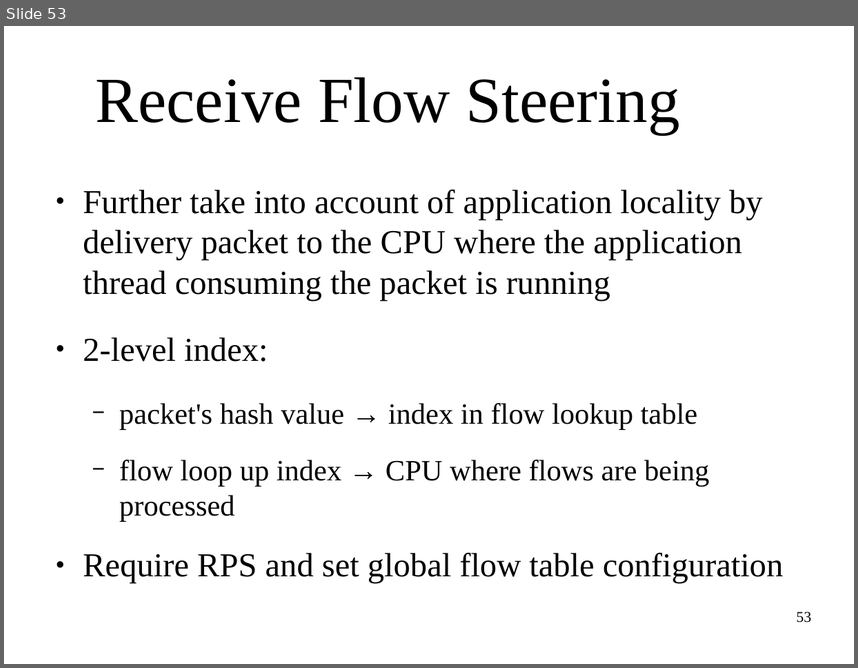
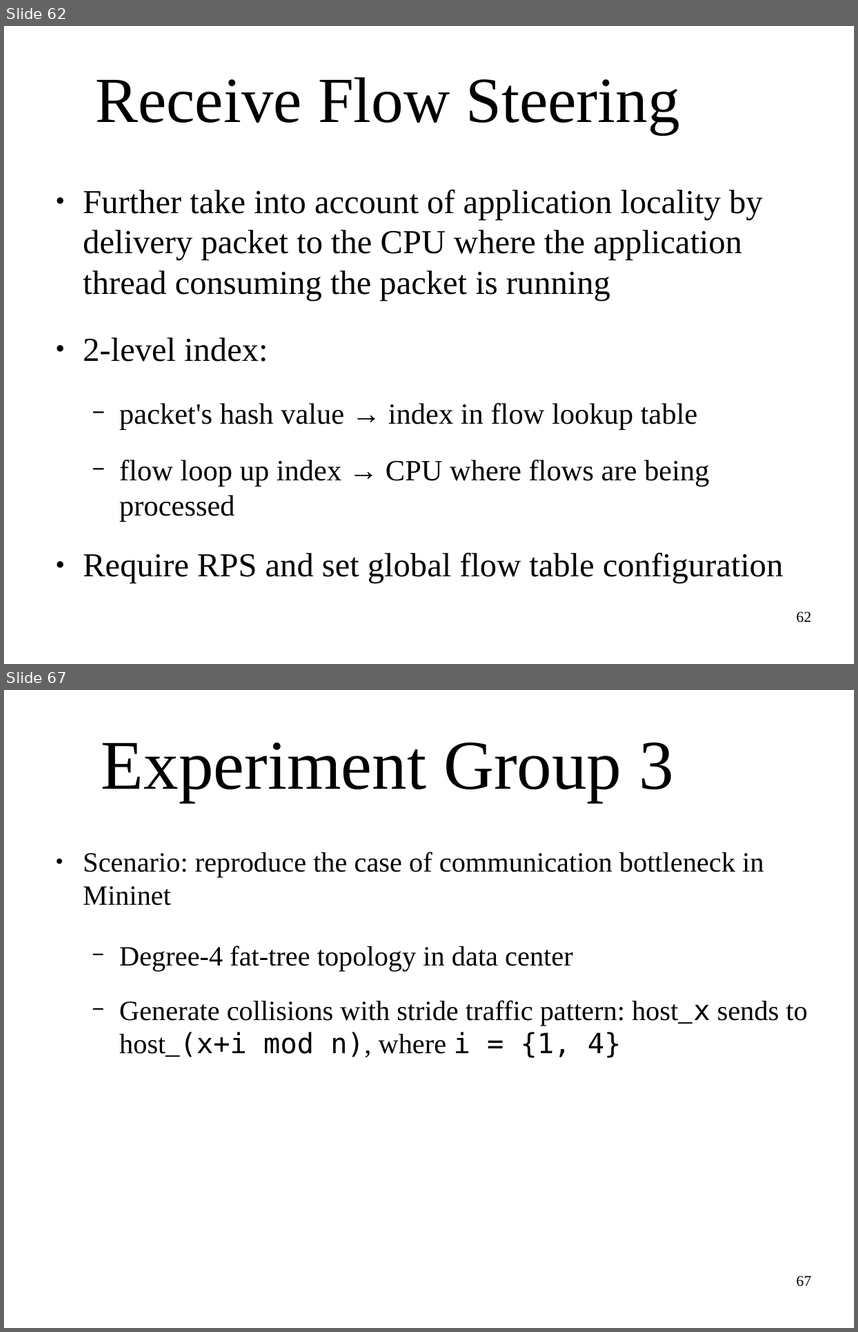
Before and after one commit to littlepretty/OralExam2015, a slide deck: VirtualTime.odp. Shown one above the other, each under a label of ours: slide 53 before the commit, slides 62 and 67 after it; the slides between them are not shown. The pictures are 858x668 and 858x1332 pixels, drawn with LibreOffice and Linux fonts; fonts in the diff are those of the drawing; background and template pictures are left out. Boxes give left, top, right and bottom in pixels: in the first picture for what was removed or moved away, otherwise in the second. Text is boxed around its words. In the diff, an @@ line names an element or a change of style, - is before the commit and + after.

```diff
--- a/VirtualTime.odp
+++ b/VirtualTime.odp
@@ slide 67 added at (4, 690, 854, 1328), background picture (left out) @@
@@ title added at (101, 742, 675, 802), 65.1 pt, text #000000 @@
+Experiment Group 3
@@ text added at (83, 851, 807, 1058), 26 pt, text #000000 @@
+● Scenario: reproduce the case of communication bottleneck in Mininet
+  − Degree-4 fat-tree topology in data center
+  − Generate collisions with stride traffic pattern: host_x sends to host_(x+i mod n), where i = {1, 4}
@@ page number added at (796, 1275, 811, 1286), 14 pt, text #000000 @@
+67
@@ what was slide 53 is now slide 62 @@
@@ page number at (796, 611, 811, 622): text changed @@
-53
+62
```
Also in this commit, not shown: 2 slides changed, 8 other slides added, 7 slides removed.
